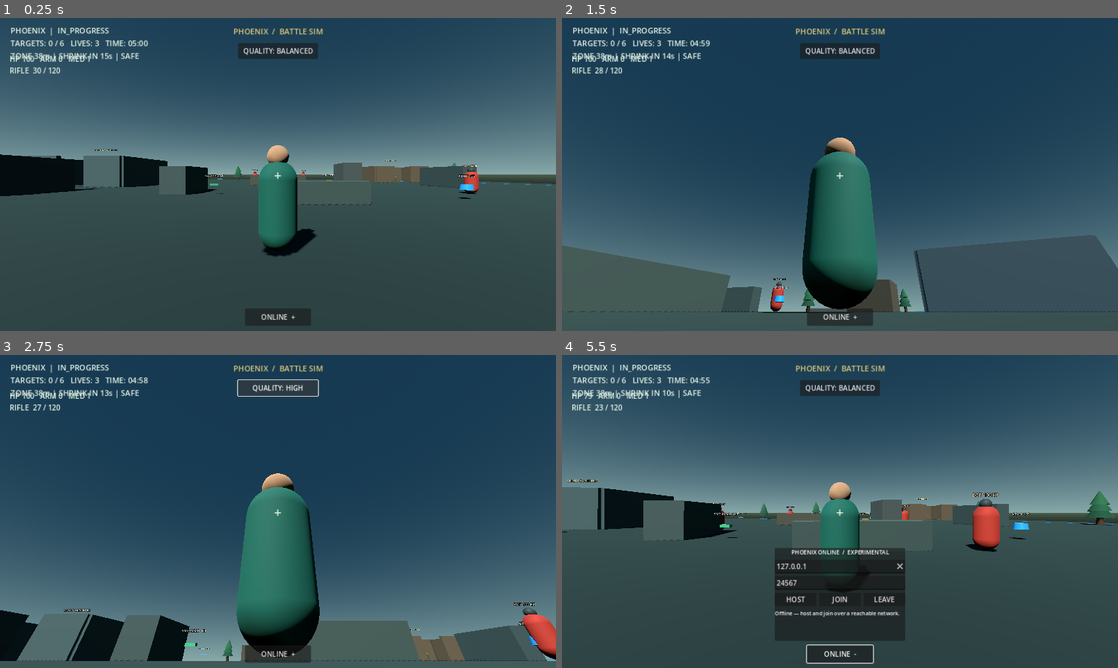
Above: before the commit, frames 1-4 (two rows, left to right).
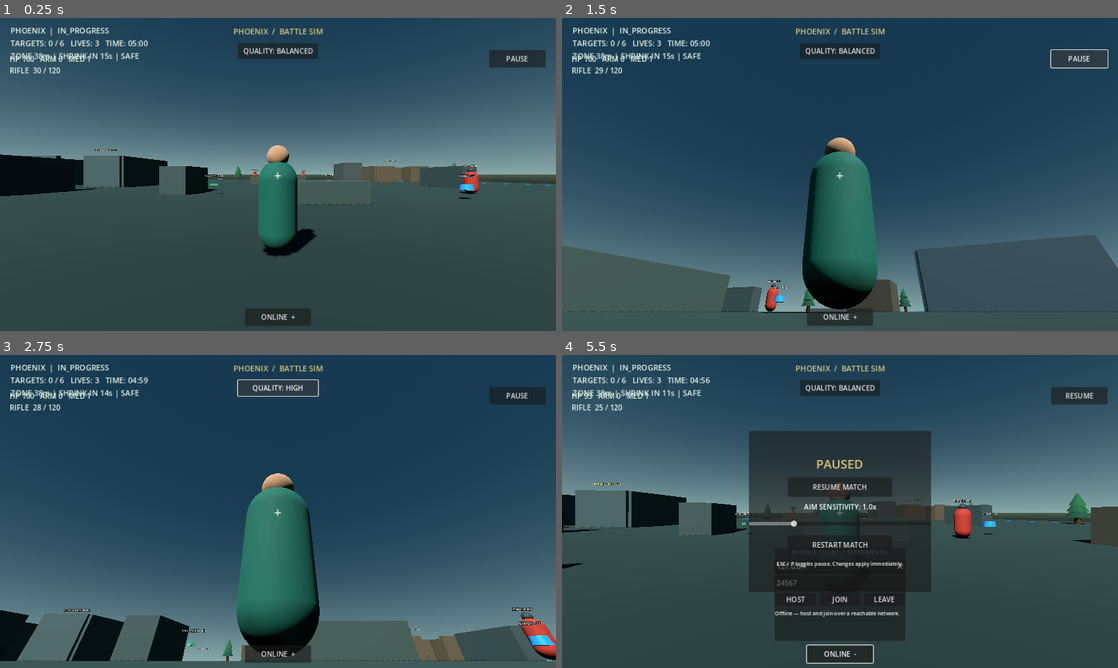
Above: after the commit, the same moments.

Repository: rannarmenu/project-phoenix-battle-royale
Game: Godot game, scene res://scenes/main.tscn
Same seed, same stepped clock (60 frames per second), same inputs: the game is played once before the commit and once after it.
Inputs (mouse positions are in pixels of both pictures, inside the frame that each line leads up to):
- Up to frame 1 (0.25 s): no input
- Up to frame 2 (1.5 s): click (1079, 58) at 0.5 s, where only the run after the commit has a clickable "PAUSE"; click (1079, 58) at 1.25 s, where only the run after the commit has a clickable "RESUME"
- Up to frame 3 (2.75 s): click "QUALITY: BALANCED" at 2 s
- Up to frame 4 (5.5 s): click "QUALITY: HIGH" at 2.75 s; click "QUALITY: LOW" at 3.5 s; click "ONLINE +" at 4.25 s; move the mouse to (867, 511) at 5.02 s; hold W (move_forward) from 5.03 s (still down); tap P at 5.1 s; click (867, 511) at 5.17 s; tap E at 5.3 s

The runs differ from the first frame. In frame 1, 0.6% of the frame differs, in the area x 88-99%, y 10-16%; in frame 2, 0.4%; in frame 3, 1.2%; in frame 4, 19%, in the area x 0-100%, y 7-76%.

Commit message:
Add pause menu and live aim sensitivity settings

Diff:
--- a/scripts/ci_smoke_test.gd
+++ b/scripts/ci_smoke_test.gd
@@ -60,6 +60,34 @@
 		push_error("SMOKE TEST: Balanced graphics preset did not restore shadows")
 		quit(1)
 		return
+
+	var pause_button: Button = main_scene.find_child("PauseButton", true, false) as Button
+	var pause_panel: PanelContainer = main_scene.find_child("PausePanel", true, false) as PanelContainer
+	var sensitivity_slider: HSlider = main_scene.find_child("AimSensitivitySlider", true, false) as HSlider
+	if pause_button == null or pause_panel == null or sensitivity_slider == null:
+		push_error("SMOKE TEST: Pause/settings controls were not created")
+		quit(1)
+		return
+	pause_button.pressed.emit()
+	if not main_scene.get_tree().paused or not pause_panel.visible:
+		push_error("SMOKE TEST: Pause button did not pause gameplay and show the settings panel")
+		quit(1)
+		return
+	sensitivity_slider.value = 0.0044
+	if not is_equal_approx(float(player.get("mouse_sensitivity")), 0.0044):
+		push_error("SMOKE TEST: Aim sensitivity slider did not update player mouse sensitivity")
+		quit(1)
+		return
+	if not is_equal_approx(float(player.get("touch_look_sensitivity")), 0.006):
+		push_error("SMOKE TEST: Aim sensitivity slider did not update touch sensitivity")
+		quit(1)
+		return
+	pause_button.pressed.emit()
+	if main_scene.get_tree().paused or pause_panel.visible:
+		push_error("SMOKE TEST: Resume button did not resume gameplay")
+		quit(1)
+		return
+	sensitivity_slider.value = 0.0022
 
 	var online_toggle: Button = main_scene.find_child("OnlineToggleButton", true, false) as Button
 	var network_panel: PanelContainer = main_scene.find_child("NetworkPanel", true, false) as PanelContainer
--- a/scripts/main.gd
+++ b/scripts/main.gd
@@ -19,6 +19,11 @@
 var sun_light: DirectionalLight3D
 var world_environment: WorldEnvironment
 var quality_button: Button
+var pause_button: Button
+var pause_overlay_layer: CanvasLayer
+var pause_panel: PanelContainer
+var aim_sensitivity_slider: HSlider
+var aim_sensitivity_label: Label
 var graphics_quality_index: int = 1
 var online_toggle_button: Button
 var network_panel: PanelContainer
@@ -32,6 +37,7 @@
 const GRAPHICS_QUALITY_NAMES: Array[String] = ["LOW", "BALANCED", "HIGH"]
 
 func _ready() -> void:
+	process_mode = Node.PROCESS_MODE_ALWAYS
 	NetworkSession.session_changed.connect(_on_network_session_changed)
 	NetworkSession.peer_joined.connect(_on_network_peer_joined)
 	NetworkSession.peer_left.connect(_on_network_peer_left)
@@ -47,6 +53,8 @@
 	_update_hud()
 
 func _process(delta: float) -> void:
+	if get_tree().paused:
+		return
 	_process_network_replication(delta)
 	if match_state != &"IN_PROGRESS":
 		return
@@ -256,6 +264,7 @@
 func _spawn_safe_zone() -> void:
 	safe_zone = SafeZoneScript.new()
 	safe_zone.name = "SafeZone"
+	safe_zone.process_mode = Node.PROCESS_MODE_PAUSABLE
 	safe_zone.position = Vector3.ZERO
 	add_child(safe_zone)
 
@@ -286,6 +295,7 @@
 		pickup.set("item_type", item_types[index])
 		pickup.set("amount", amounts[index])
 		pickup.position = positions[index]
+		pickup.process_mode = Node.PROCESS_MODE_PAUSABLE
 		add_child(pickup)
 
 func _spawn_loot_crates() -> void:
@@ -297,12 +307,14 @@
 	for index in range(positions.size()):
 		var crate: Node3D = LootCrateScript.new()
 		crate.name = "LootCrate_%02d" % (index + 1)
+		crate.process_mode = Node.PROCESS_MODE_PAUSABLE
 		crate.position = positions[index]
 		add_child(crate)
 
 func _spawn_player() -> void:
 	var player: CharacterBody3D = PlayerScript.new()
 	player.name = "Player"
+	player.process_mode = Node.PROCESS_MODE_PAUSABLE
 	player.position = Vector3(0.0, 0.05, 16.0)
 	player.player_eliminated.connect(_on_player_eliminated)
 	add_child(player)
@@ -320,6 +332,7 @@
 	for index in range(target_positions.size()):
 		var target = TargetScript.new()
 		target.name = "Target_%02d" % (index + 1)
+		target.process_mode = Node.PROCESS_MODE_PAUSABLE
 		target.position = target_positions[index]
 		add_child(target)
 		target.connect("eliminated", _on_target_eliminated)
@@ -327,6 +340,7 @@
 func _build_hud() -> void:
 	var layer := CanvasLayer.new()
 	layer.name = "GameHUD"
+	layer.process_mode = Node.PROCESS_MODE_ALWAYS
 	add_child(layer)
 
 	status_label = Label.new()
@@ -369,6 +383,7 @@
 	layer.add_child(quality_button)
 
 	_build_network_panel(layer)
+	_build_pause_menu(layer)
 
 	var crosshair := Label.new()
 	crosshair.text = "+"
@@ -537,6 +552,124 @@
 	network_status_label.autowrap_mode = TextServer.AUTOWRAP_WORD_SMART
 	network_status_label.add_theme_font_size_override("font_size", 12)
 	layout.add_child(network_status_label)
+
+func _build_pause_menu(layer: CanvasLayer) -> void:
+	pause_button = Button.new()
+	pause_button.name = "PauseButton"
+	pause_button.text = "PAUSE"
+	pause_button.anchor_left = 1.0
+	pause_button.anchor_right = 1.0
+	pause_button.offset_left = -154.0
+	pause_button.offset_right = -24.0
+	pause_button.offset_top = 74.0
+	pause_button.offset_bottom = 114.0
+	pause_button.pressed.connect(_toggle_pause)
+	layer.add_child(pause_button)
+
+	pause_overlay_layer = CanvasLayer.new()
+	pause_overlay_layer.name = "PauseOverlayLayer"
+	pause_overlay_layer.layer = 20
+	pause_overlay_layer.process_mode = Node.PROCESS_MODE_ALWAYS
+	add_child(pause_overlay_layer)
+
+	pause_panel = PanelContainer.new()
+	pause_panel.name = "PausePanel"
+	pause_panel.anchor_left = 0.5
+	pause_panel.anchor_right = 0.5
+	pause_panel.anchor_top = 0.5
+	pause_panel.anchor_bottom = 0.5
+	pause_panel.offset_left = -210.0
+	pause_panel.offset_right = 210.0
+	pause_panel.offset_top = -185.0
+	pause_panel.offset_bottom = 185.0
+	pause_panel.visible = false
+	pause_overlay_layer.add_child(pause_panel)
+
+	var layout := VBoxContainer.new()
+	layout.alignment = BoxContainer.ALIGNMENT_CENTER
+	layout.add_theme_constant_override("separation", 12)
+	pause_panel.add_child(layout)
+
+	var heading := Label.new()
+	heading.text = "PAUSED"
+	heading.horizontal_alignment = HORIZONTAL_ALIGNMENT_CENTER
+	heading.add_theme_font_size_override("font_size", 28)
+	heading.add_theme_color_override("font_color", Color(0.87, 0.78, 0.48))
+	layout.add_child(heading)
+
+	var resume_button := Button.new()
+	resume_button.name = "ResumeButton"
+	resume_button.text = "RESUME MATCH"
+	resume_button.custom_minimum_size = Vector2(240.0, 44.0)
+	resume_button.size_flags_horizontal = Control.SIZE_SHRINK_CENTER
+	resume_button.pressed.connect(_toggle_pause)
+	layout.add_child(resume_button)
+
+	aim_sensitivity_label = Label.new()
+	aim_sensitivity_label.name = "AimSensitivityLabel"
+	aim_sensitivity_label.horizontal_alignment = HORIZONTAL_ALIGNMENT_CENTER
+	aim_sensitivity_label.text = "AIM SENSITIVITY: 1.0x"
+	layout.add_child(aim_sensitivity_label)
+
+	aim_sensitivity_slider = HSlider.new()
+	aim_sensitivity_slider.name = "AimSensitivitySlider"
+	aim_sensitivity_slider.min_value = 0.001
+	aim_sensitivity_slider.max_value = 0.006
+	aim_sensitivity_slider.step = 0.0001
+	aim_sensitivity_slider.value = 0.0022
+	aim_sensitivity_slider.custom_minimum_size = Vector2(320.0, 30.0)
+	aim_sensitivity_slider.size_flags_horizontal = Control.SIZE_EXPAND_FILL
+	aim_sensitivity_slider.value_changed.connect(_set_aim_sensitivity)
+	layout.add_child(aim_sensitivity_slider)
+	_set_aim_sensitivity(aim_sensitivity_slider.value)
+
+	var restart_button := Button.new()
+	restart_button.name = "RestartMatchButton"
+	restart_button.text = "RESTART MATCH"
+	restart_button.custom_minimum_size = Vector2(240.0, 44.0)
+	restart_button.size_flags_horizontal = Control.SIZE_SHRINK_CENTER
+	restart_button.pressed.connect(_restart_match)
+	layout.add_child(restart_button)
+
+	var hint := Label.new()
+	hint.text = "ESC / P toggles pause. Changes apply immediately."
+	hint.horizontal_alignment = HORIZONTAL_ALIGNMENT_CENTER
+	hint.autowrap_mode = TextServer.AUTOWRAP_WORD_SMART
+	hint.add_theme_font_size_override("font_size", 12)
+	layout.add_child(hint)
+
+func _set_aim_sensitivity(value: float) -> void:
+	var player := get_node_or_null("Player")
+	if is_instance_valid(player):
+		player.set("mouse_sensitivity", value)
+		player.set("touch_look_sensitivity", value * (0.003 / 0.0022))
+	if is_instance_valid(aim_sensitivity_label):
+		aim_sensitivity_label.text = "AIM SENSITIVITY: %.1fx" % (value / 0.0022)
+
+func _toggle_pause() -> void:
+	if match_state != &"IN_PROGRESS":
+		return
+	var pause_now := not get_tree().paused
+	get_tree().paused = pause_now
+	if is_instance_valid(pause_panel):
+		pause_panel.visible = pause_now
+	if is_instance_valid(pause_button):
+		pause_button.text = "RESUME" if pause_now else "PAUSE"
+	if pause_now:
+		Input.set_mouse_mode(Input.MOUSE_MODE_VISIBLE)
+	elif not OS.has_feature("android") and not OS.has_feature("ios"):
+		Input.set_mouse_mode(Input.MOUSE_MODE_CAPTURED)
+
+func _restart_match() -> void:
+	get_tree().paused = false
+	get_tree().reload_current_scene()
+
+func _unhandled_input(event: InputEvent) -> void:
+	if event is InputEventKey and event.pressed and not event.echo:
+		if event.keycode == KEY_ESCAPE or event.keycode == KEY_P:
+			if match_state == &"IN_PROGRESS":
+				_toggle_pause()
+				get_viewport().set_input_as_handled()
 
 func _toggle_network_panel() -> void:
 	if not is_instance_valid(network_panel):
--- a/scripts/player.gd
+++ b/scripts/player.gd
@@ -16,8 +16,8 @@
 const SPRINT_SPEED := 8.5
 const JUMP_SPEED := 7.0
 const GRAVITY := 22.0
-const MOUSE_SENSITIVITY := 0.0022
-const TOUCH_LOOK_SENSITIVITY := 0.003
+var mouse_sensitivity: float = 0.0022
+var touch_look_sensitivity: float = 0.003
 const JOYSTICK_RADIUS := 88.0
 
 var camera: Camera3D
@@ -268,7 +268,7 @@
 
 func _input(event: InputEvent) -> void:
 	if event is InputEventMouseMotion and not is_mobile and Input.mouse_mode == Input.MOUSE_MODE_CAPTURED:
-		_apply_look(event.relative, MOUSE_SENSITIVITY)
+		_apply_look(event.relative, mouse_sensitivity)
 	elif event is InputEventMouseButton and not is_mobile and event.pressed:
 		if Input.get_mouse_mode() != Input.MOUSE_MODE_CAPTURED:
 			Input.set_mouse_mode(Input.MOUSE_MODE_CAPTURED)
@@ -323,7 +323,7 @@
 		if is_instance_valid(joystick_overlay):
 			joystick_overlay.call("update_drag", event.position)
 	elif event.index == touch_look_index:
-		_apply_look(event.relative, TOUCH_LOOK_SENSITIVITY)
+		_apply_look(event.relative, touch_look_sensitivity)
 
 func _apply_look(relative_motion: Vector2, sensitivity: float) -> void:
 	rotate_y(-relative_motion.x * sensitivity)
Not shown, changed: README.md
Not shown, changed: docs/DEVELOPMENT_ROADMAP.md
